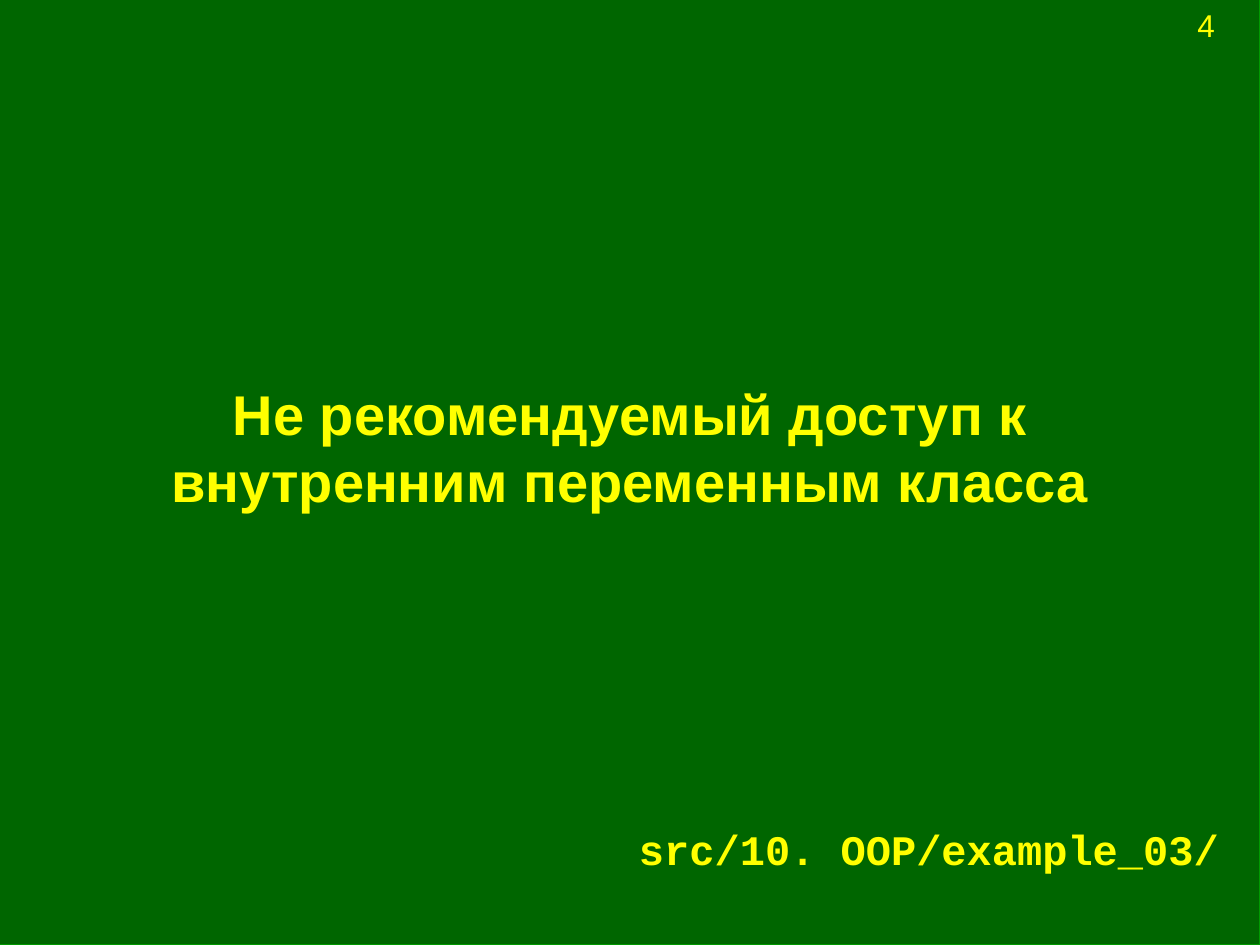
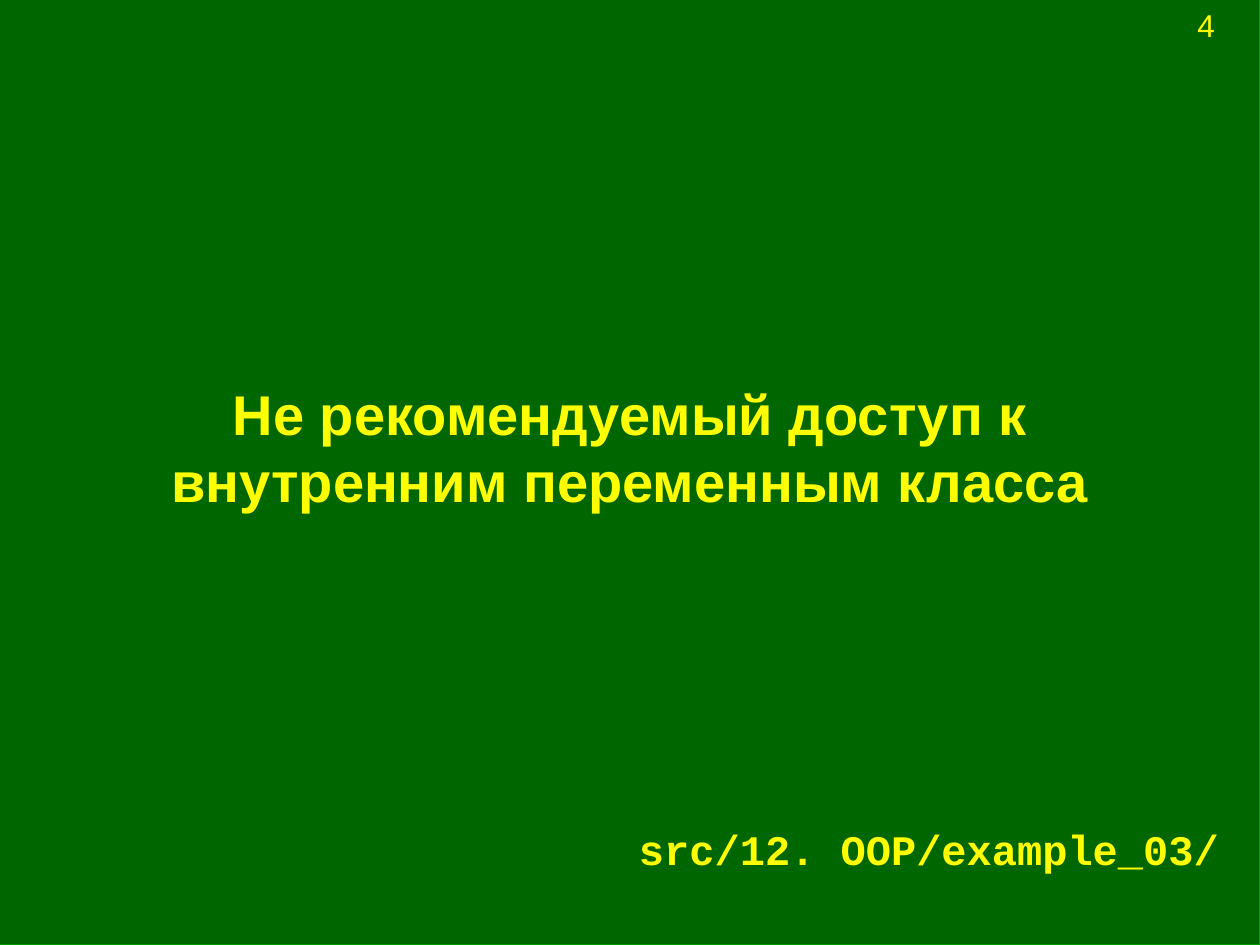
Before and after one commit to Jenyay/modelling, a slide deck: slide 4 of python language/presentations/12. OOP.odp. Drawn at 1260x945 pixels with LibreOffice and Linux fonts; fonts in the diff are those of the drawing. Boxes give left, top, right and bottom in pixels: in the first picture for what was removed or moved away, otherwise in the second. Text is boxed around its words. In the diff, an @@ line names an element or a change of style, - is before the commit and + after.

```diff
--- a/python language/presentations/12. OOP.odp
+++ b/python language/presentations/12. OOP.odp
@@ title at (x1=639, y1=835, x2=1219, y2=874): text changed @@
-src/10. OOP/example_03/
+src/12. OOP/example_03/
```
Also in this commit, not shown: 6 other slides changed.
